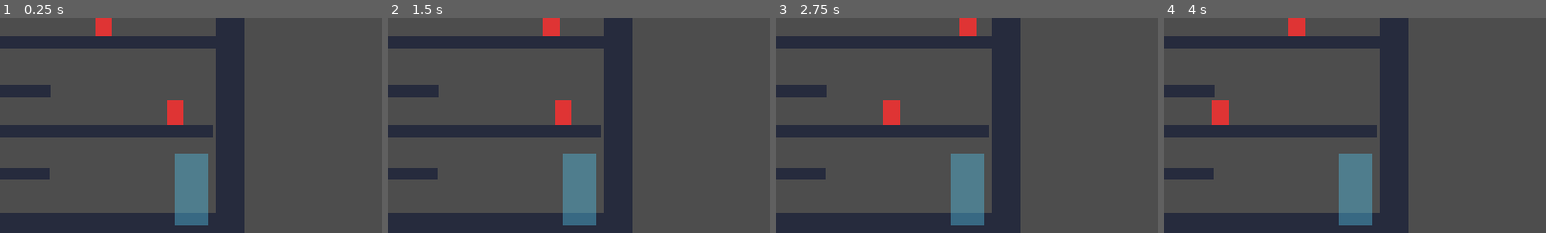
Above: before the commit, frames 1-4 (left to right).
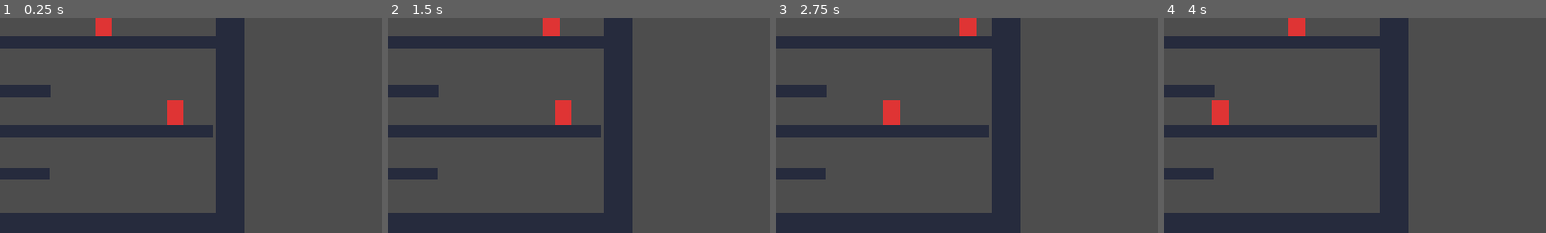
Above: after the commit, the same moments.

Repository: PACarniglia/count-hawk-down
Game: Godot game, scene res://scenes/rooms/05_zig_zag_room.tscn
Two runs of this game, one before a commit and one after it. Both use one fixed random seed, a clock stepped at 60 frames per second and the inputs below. This scene is started directly instead of the project's main scene.
Inputs (mouse positions are % of the whole screen's width and height, from its top left):
- Up to frame 1 (0.25 s): no input
- Up to frame 2 (1.5 s): tap Enter at 0.5 s; move the mouse to (72, 45) at 0.52 s; hold D (move_right) from 0.53 s (still down); click (72, 45) at 0.6 s; tap W (move_jump) at 0.77 s; move the mouse to (30, 55) at 1.27 s; right-click (30, 55) at 1.35 s
- Up to frame 3 (2.75 s): tap W (move_jump) at 1.52 s; move the mouse to (60, 28) at 2.02 s; release D (move_right) at 2.03 s; hold A (move_left) from 2.03 s (still down); click (60, 28) at 2.1 s
- Up to frame 4 (4 s): move the mouse to (45, 70) at 2.77 s; release A (move_left) at 2.78 s; hold D (move_right) from 2.78 s (still down); right-click (45, 70) at 2.85 s; click (45, 70) at 2.92 s; tap W (move_jump) at 3.02, 3.77 s; move the mouse to (80, 65) at 3.52 s; click (80, 65) at 3.6 s
The pictures show only the part of the screen within x 22-72%, y 6-56%; the shares and areas given below are measured in that part.

The runs differ from the first frame. In frame 1, 2.9% of the frame differs, in the area x 45-55%, y 63-97%; in frame 2, 2.9%; in frame 3, 2.9%; in frame 4, 2.9%.

Commit message:
feat(rooms): align zig zag exit

Diff:
--- a/scenes/rooms/05_zig_zag_room.tscn
+++ b/scenes/rooms/05_zig_zag_room.tscn
@@ -38,15 +38,15 @@
 position = Vector2(-600, 352)
 
 [node name="EntryPointRight" type="Marker2D" parent="." unique_id=806061329]
-position = Vector2(609, 343)
+position = Vector2(612, -134)
 
 [node name="DoorToRanged" parent="." unique_id=1214267379 instance=ExtResource("4_872hs")]
 position = Vector2(-600, 330)
 target_room_id = "ranged"
 target_entry_id = "EntryPointRight"
 
-[node name="DoorToReignOfFire" parent="." instance=ExtResource("4_872hs")]
-position = Vector2(600, 330)
+[node name="DoorToReignOfFire" parent="." unique_id=1861671464 instance=ExtResource("4_872hs")]
+position = Vector2(610, -135)
 target_room_id = "reign_of_fire"
 target_entry_id = "EntryPointLeft"
 
